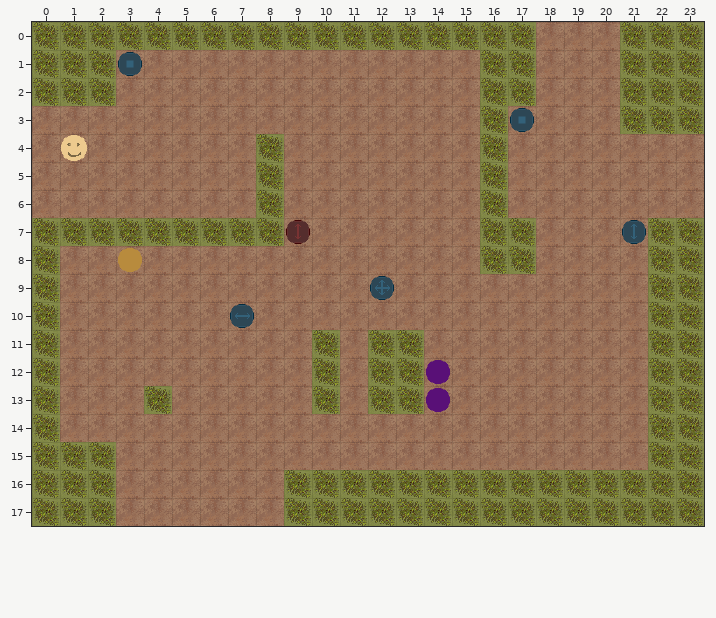
A Tiled map gets an edit: android/assets/maps/mapWNES.tmx. The first picture shows the starting point.
Cells are 32x32 px. Shown: x 0..23, y 0..17.
After:
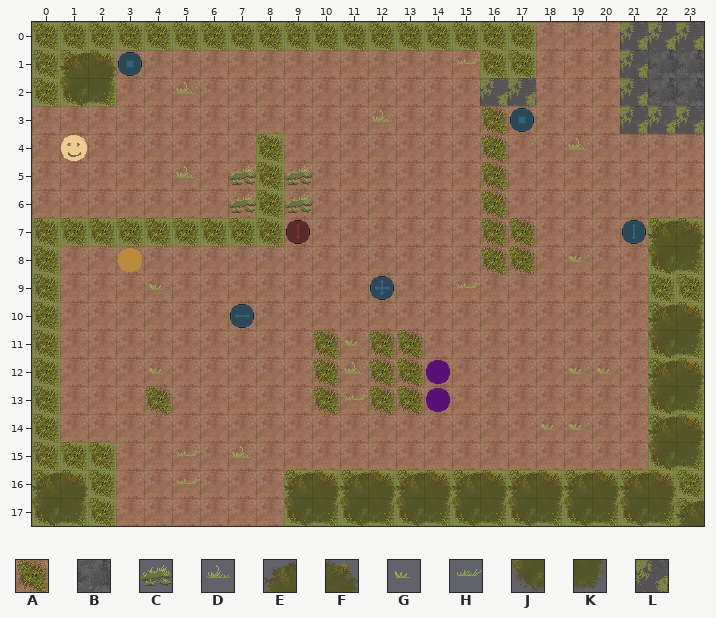
Key: from "tilset": A 16, B 19, C 20, D 21, E 22, F 23, G 24, H 25, J 26, K 27, L 32.
_ is an empty cell.
Tiles of an added or newly shown layer are drawn over the layers below it.
Changes in this commit:
Layer "deco" (added):
y 0: x 21..23 ___ -> LLL
y 1: x 1..2 __ -> EF; x 15 _ -> H; x 21..23 ___ -> LBB
y 2: x 1..2 __ -> JK; x 5 _ -> D; x 16..17 __ -> LL; x 21..23 ___ -> LBB
y 3: x 12 _ -> D; x 16 _ -> A; x 21..23 ___ -> LLL
y 4: x 16 _ -> A; x 19 _ -> D
y 5: x 5 _ -> D; x 7 _ -> C; x 9 _ -> C; x 16 _ -> A
y 6: x 7 _ -> C; x 9 _ -> C; x 16 _ -> A
y 7: x 16..17 __ -> AA; x 22..23 __ -> EF
y 8: x 16..17 __ -> AA; x 19 _ -> G; x 22..23 __ -> JK
y 9: x 4 _ -> G; x 15 _ -> H
y 10: x 22..23 __ -> EF
y 11: x 10..13 ____ -> AGAA; x 22..23 __ -> JK
y 12: x 4 _ -> G; x 10..13 ____ -> ADAA; x 19..20 __ -> GG; x 22..23 __ -> EF
y 13: x 4 _ -> A; x 10..13 ____ -> AHAA; x 22..23 __ -> JK
y 14: x 18..19 __ -> GG; x 22..23 __ -> EF
y 15: x 5 _ -> H; x 7 _ -> D; x 22..23 __ -> JK
y 16: x 0..1 __ -> EF; x 5 _ -> H; x 9..22 ______________ -> EFEFEFEFEFEFEF
y 17: x 0..1 __ -> JK; x 9..23 _______________ -> JKJKJKJKJKJKJKE
